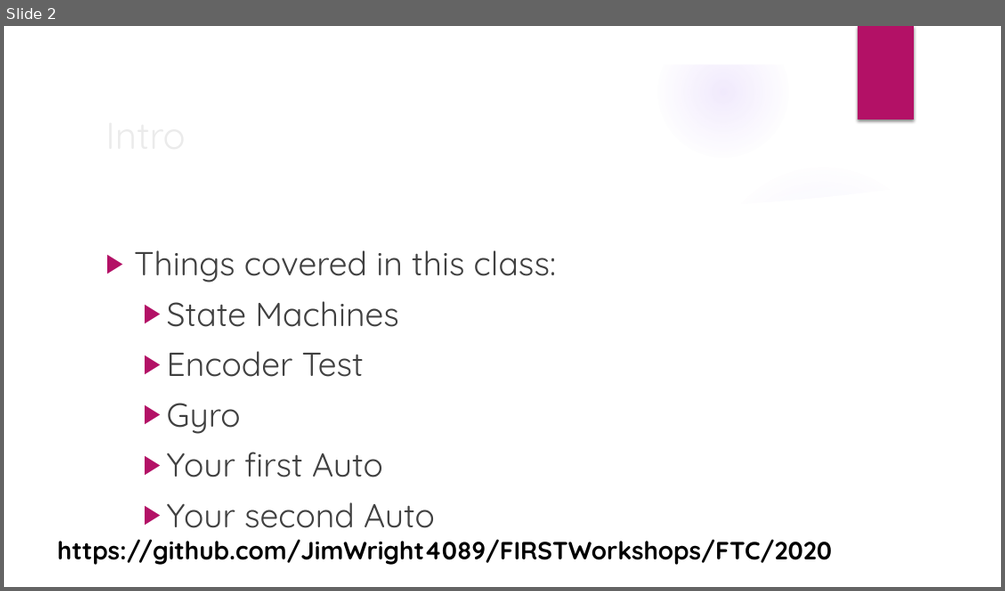
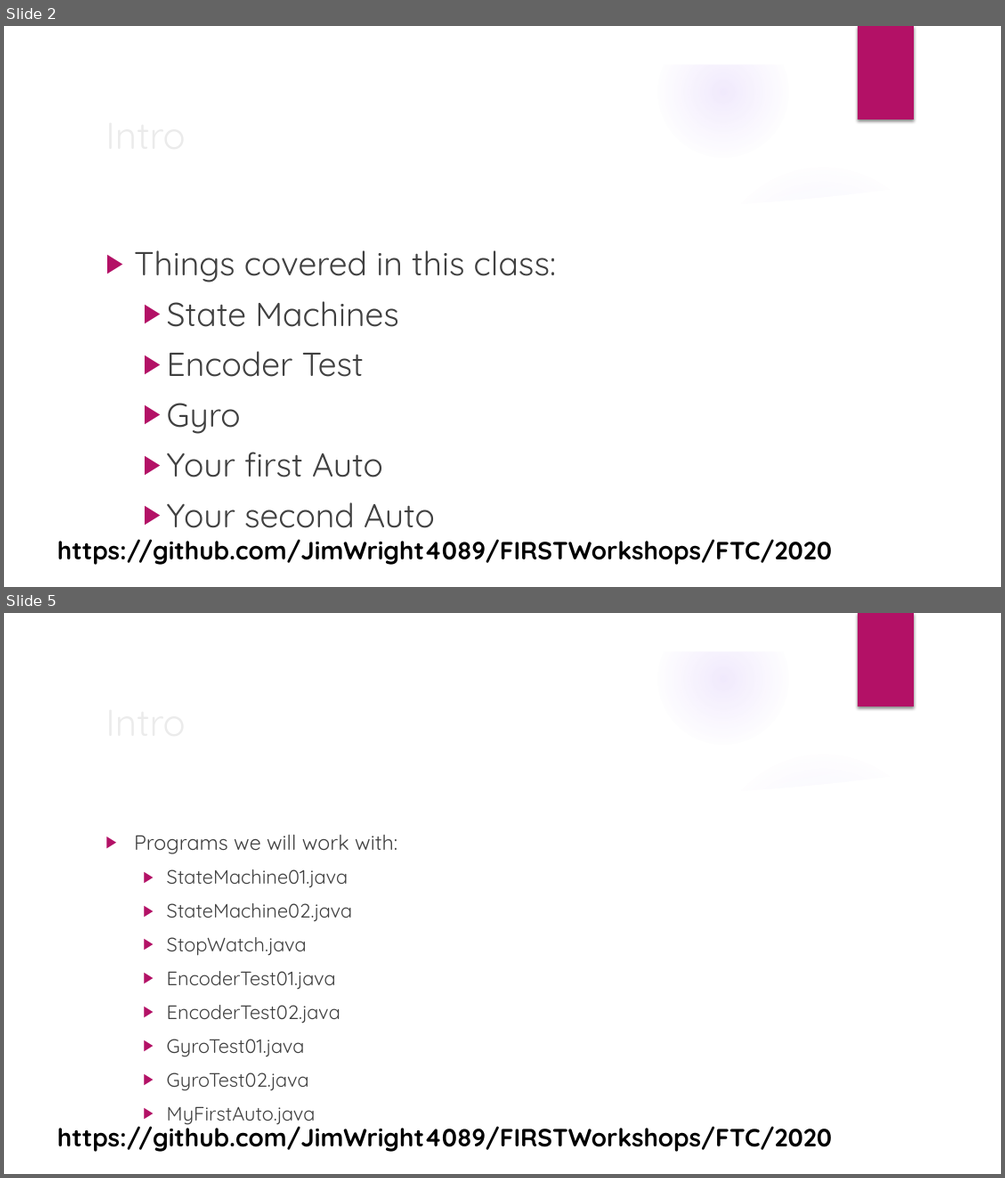
Before and after one commit to JimWright4089/FIRSTWorkshops, a slide deck: FTC/2020/All About Auto.pptx. Shown one above the other, each under a label of ours: slide 2 before the commit, slides 2 and 5 after it; the slides between them are not shown. The pictures are 1005x591 and 1005x1178 pixels, drawn with LibreOffice and Linux fonts; fonts in the diff are those of the drawing; background and template pictures are left out. Boxes give left, top, right and bottom in pixels: in the first picture for what was removed or moved away, otherwise in the second. Text is boxed around its words. In the diff, an @@ line names an element or a change of style, - is before the commit and + after.

```diff
--- a/FTC/2020/All About Auto.pptx
+++ b/FTC/2020/All About Auto.pptx
@@ slide 5 added at (x1=4, y1=613, x2=1001, y2=1174), background picture (left out); not listed: 9 template elements that a slide beside it also shows @@
@@ title added at (x1=98, y1=692, x2=815, y2=750), 36 pt, text #EBEBEB @@
+Intro
@@ text added at (x1=134, y1=835, x2=397, y2=1091), 18.8 pt, text #404040 @@
+▶ Programs we will work with:
+  ▶ StateMachine01.java
+  ▶ StateMachine02.java
+  ▶ StopWatch.java
+  ▶ EncoderTest01.java
+  ▶ EncoderTest02.java
+  ▶ GyroTest01.java
+  ▶ GyroTest02.java
+  ▶ MyFirstAuto.java
@@ text added at (x1=57, y1=1121, x2=832, y2=1151), 24 pt, text #000000, bold @@
+https://github.com/JimWright4089/FIRSTWorkshops/FTC/2020
```
Also in this commit, not shown: 2 slides changed, 14 other slides added.
